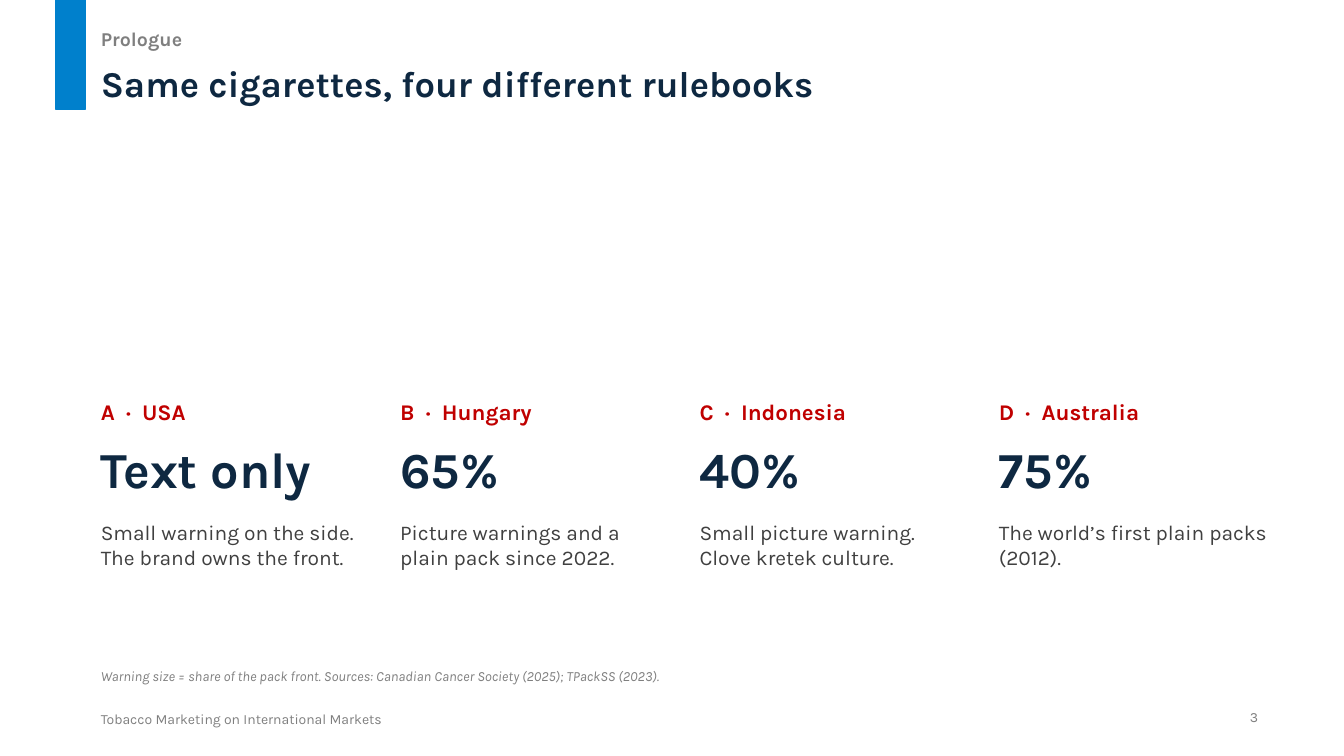
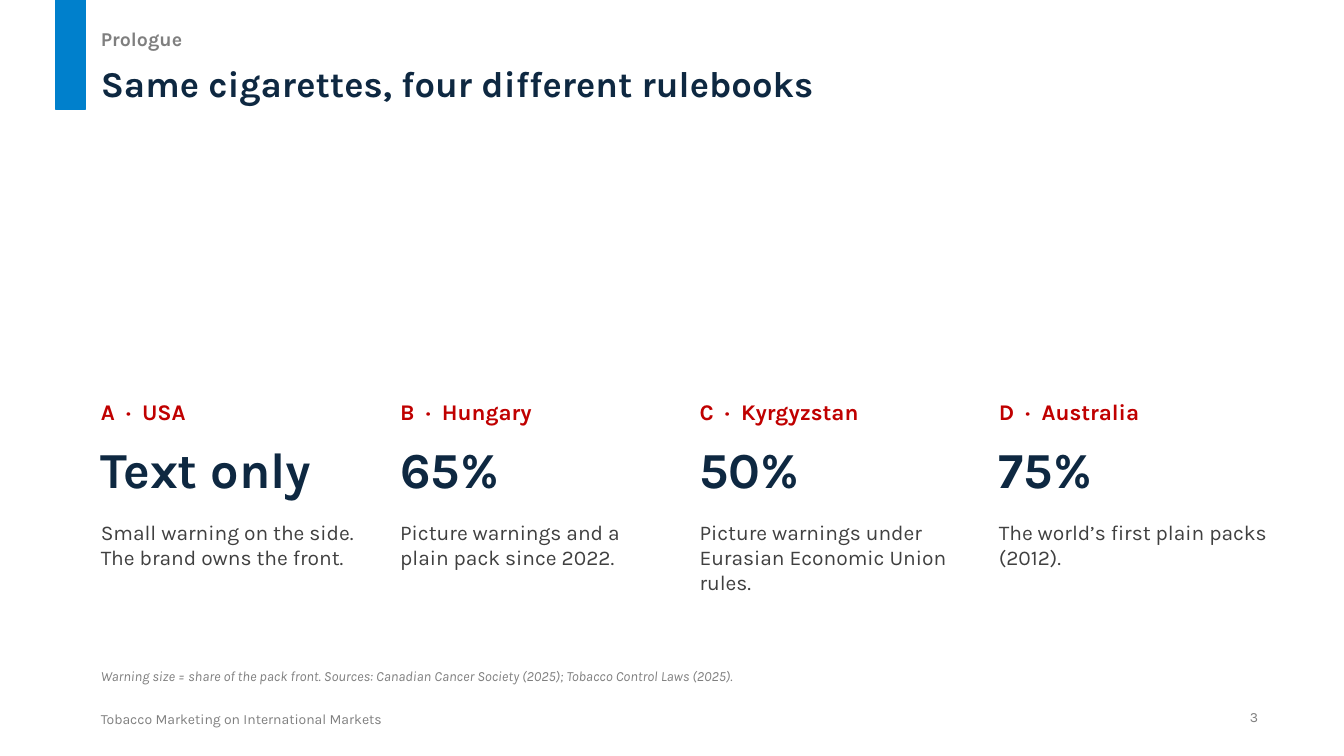
Before and after one commit to untitl333d/-frontend-slides, a slide deck: slide 3 of presentations/tobacco-marketing/Tobacco_Marketing_International_Markets.pptx. Drawn at 1344x756 pixels with LibreOffice and Linux fonts; fonts in the diff are those of the drawing. Boxes give left, top, right and bottom in pixels: in the first picture for what was removed or moved away, otherwise in the second. Text is boxed around its words. In the diff, an @@ line names an element or a change of style, - is before the commit and + after.

```diff
--- a/presentations/tobacco-marketing/Tobacco_Marketing_International_Markets.pptx
+++ b/presentations/tobacco-marketing/Tobacco_Marketing_International_Markets.pptx
@@ text at (700,405,858,426): text changed @@
-C · Indonesia
+C · Kyrgyzstan
@@ text at (700,454,800,489): text changed @@
-40%
+50%
@@ text at (700,525,947,590): text changed @@
-Small picture warning. Clove kretek culture.
+Picture warnings under Eurasian Economic Union rules.
@@ text at (101,671,732,685): text changed @@
-Warning size = share of the pack front. Sources: Canadian Cancer Society (2025); TPackSS (2023).
+Warning size = share of the pack front. Sources: Canadian Cancer Society (2025); Tobacco Control Laws (2025).
```
Also in this commit, not shown: 3 other slides changed, 2 other files.
